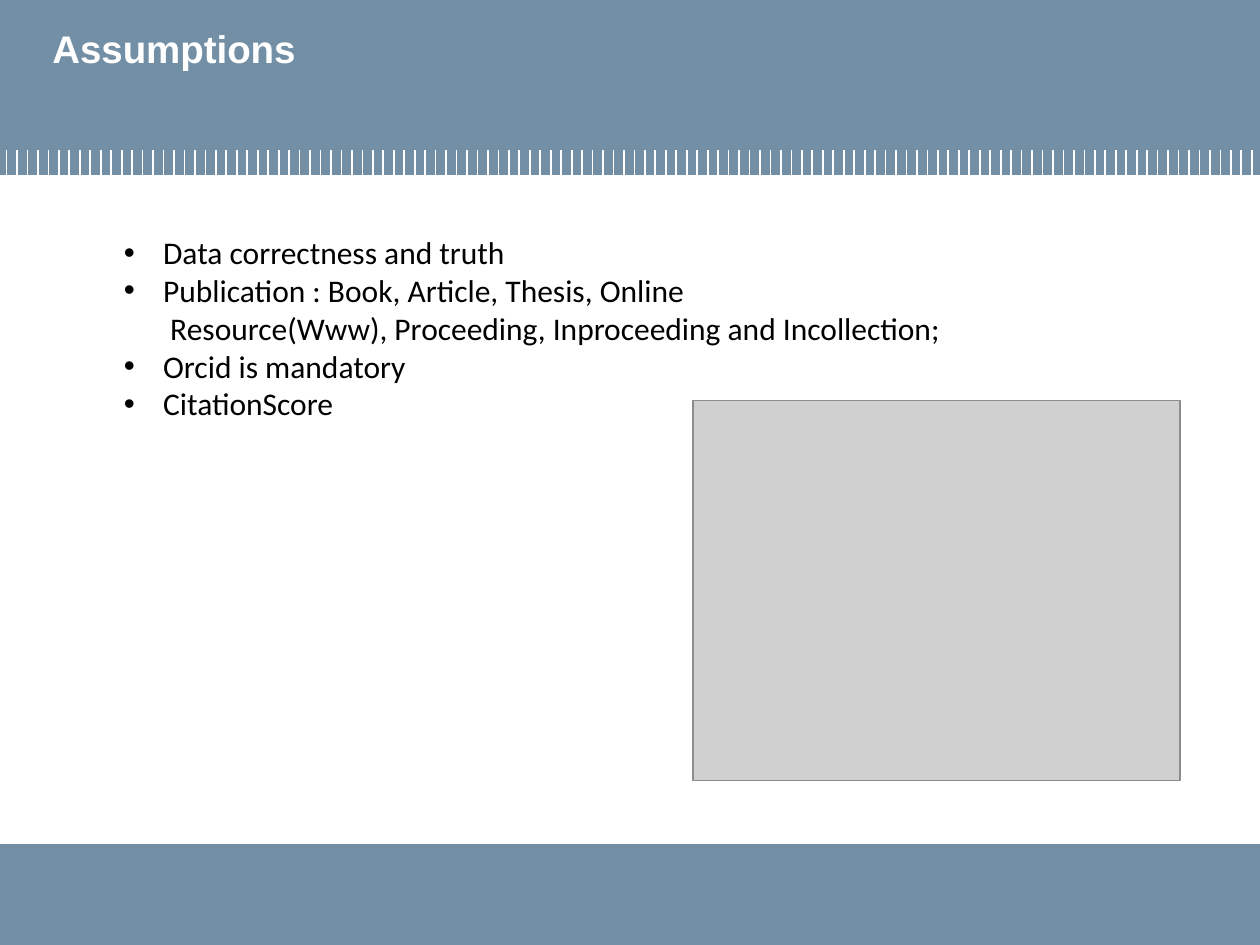
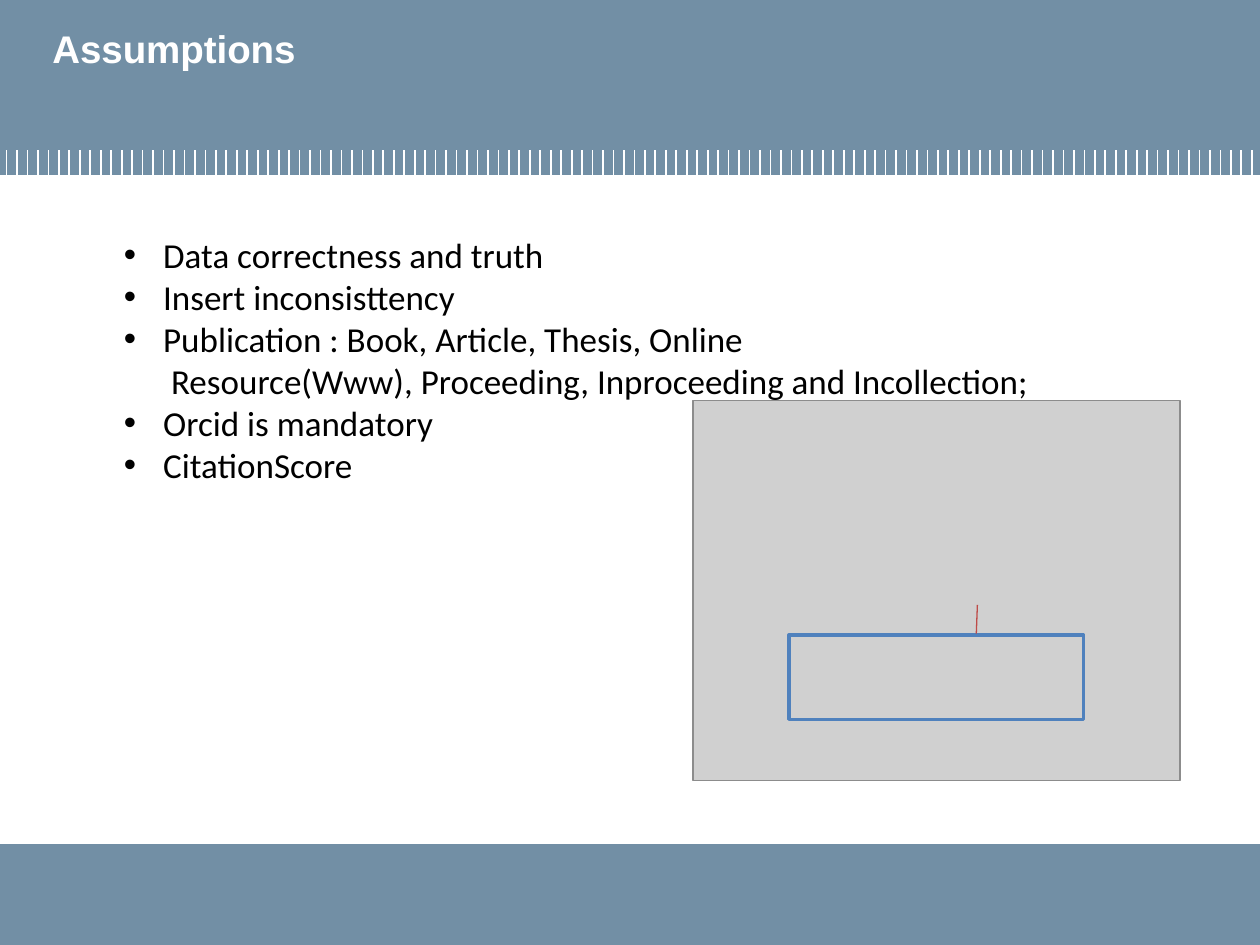
Before and after one commit to MarcoLucaPrevitera/BigData-Project, a slide deck: slide 9 of Presentation/FinalPresentation.pptx (slide 8 before the commit). Drawn at 1260x945 pixels with LibreOffice and Linux fonts; fonts in the diff are those of the drawing; grey boxes stand for pictures; background and template pictures are left out. Boxes give left, top, right and bottom in pixels: in the first picture for what was removed or moved away, otherwise in the second. Text is boxed around its words. In the diff, an @@ line names an element or a change of style, - is before the commit and + after.

```diff
--- a/Presentation/FinalPresentation.pptx
+++ b/Presentation/FinalPresentation.pptx
@@ text at box(163, 243, 1027, 479): size 18 to 20 pt in "Data correctness and truth", "Publication : Book, Article, Thesis, Online Resource(Www), ...", "Orcid is mandatory", "CitationScore" @@
@@ text at box(163, 286, 454, 316): paragraph added @@
+• Insert inconsisttency
@@ line added from (978, 605) to (976, 634), #BF4C48 0.75 pt @@
@@ rectangle added at box(789, 635, 1084, 719), outline #4F81BD 2 pt @@
```
Also in this commit, not shown: 11 other slides changed, 2 slides added, 1 other file.
